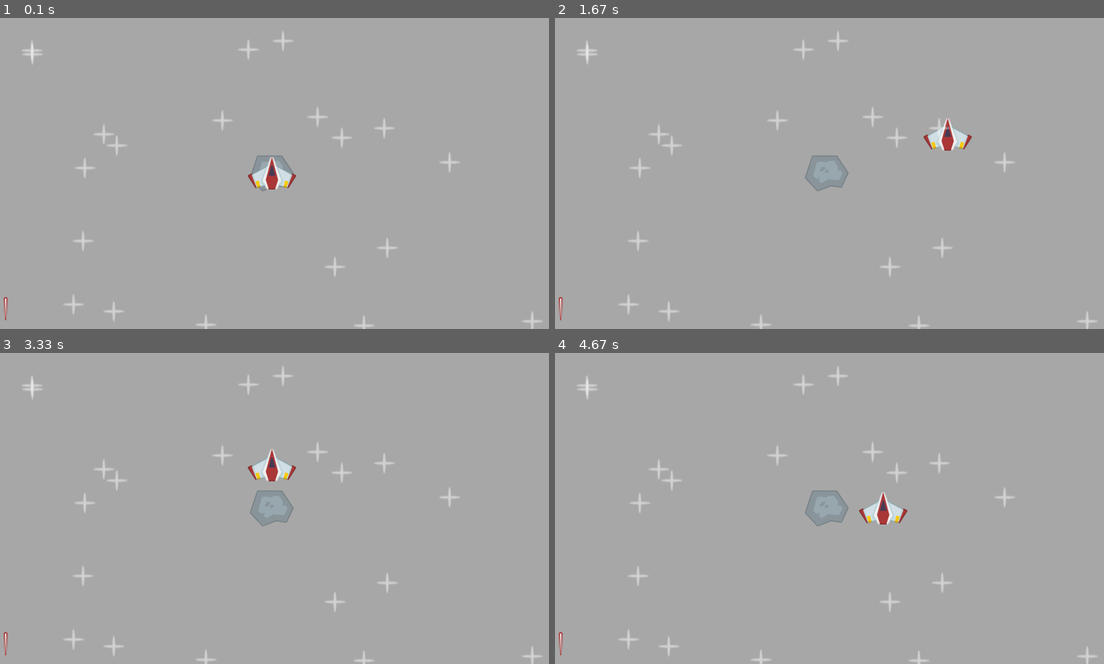
Above: before the commit, frames 1-4 (two rows, left to right).
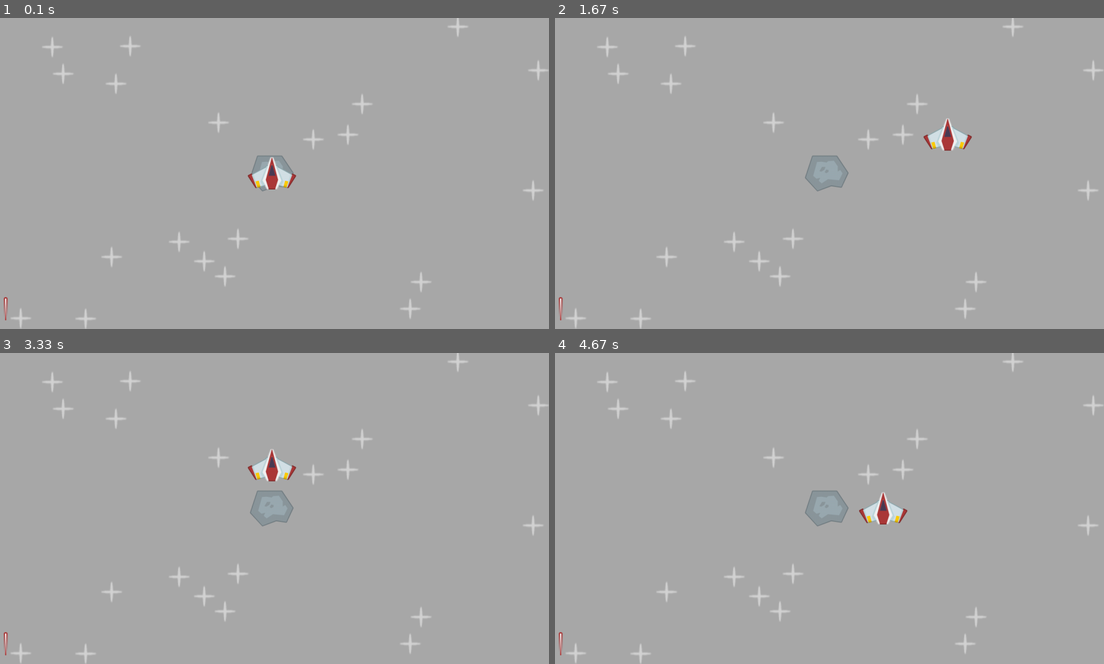
Above: after the commit, the same moments.

Repository: StefMcCuistion/PyGame-Practice-Exercises
Game: pygame game, started from src/space_shooter/code/main.py
The game is run twice, just before and just after one commit, with the same random seed, the same clock (stepped at 60 frames per second) and the same inputs.
Inputs:
- Up to frame 1 (0.1 s): no input
- Up to frame 2 (1.67 s): hold Right 0.33-0.8 s; hold Up 0.83-1.13 s; hold Right 1.17-1.63 s
- Up to frame 3 (3.33 s): hold Left 1.67-2.2 s; hold Down 2.23-2.53 s; hold Left 2.57-2.97 s; hold Up from 3 s (still down)
- Up to frame 4 (4.67 s): release Up at 3.37 s; hold Right 3.4-4.03 s; hold Down 4.07-4.43 s; hold Left from 4.47 s (still down)

The runs differ from the first frame. In frame 1, 1.5% of the frame differs, in the area x 2-100%, y 0-100%; in frame 2, 1.5%; in frame 3, 1.5%; in frame 4, 1.5%.

Commit message:
Added interval timer, which will later be used for meteor creation

Diff:
--- a/src/space_shooter/code/main.py
+++ b/src/space_shooter/code/main.py
@@ -28,9 +28,9 @@
             print('Fire lazer')
 
 class Star(OwO.sprite.Sprite):
-    def __init__(self, groups):
+    def __init__(self, groups, surf):
         super().__init__(groups)
-        self.image = OwO.image.load(join('..', 'images', 'star.png')).convert_alpha()
+        self.image = surf
         self.rect = self.image.get_frect(center = (randint(0, W), randint(0, H)))
 
 def main():
@@ -43,9 +43,11 @@
 
     all_sprites = OwO.sprite.Group()
 
+    star_surf = OwO.image.load(join('..', 'images', 'star.png')).convert_alpha()
+    for i in range(20):
+        Star(all_sprites, star_surf)
     player = Player(all_sprites)
-    for i in range(20):
-        Star(all_sprites)
+
 
 
     ## Meteor
@@ -56,12 +58,18 @@
     lazer_surf = OwO.image.load(join('..', 'images', 'laser.png')).convert_alpha()
     lazer_rect = lazer_surf.get_frect(bottomleft = (20, H - 20))
 
+    # Custom events -> Meteor event
+    meteor_event = OwO.event.custom_type()
+    OwO.time.set_timer(meteor_event, 500)
+
     while running:
         dt = clock.tick(120) / 1000
         # Event loop
         for event in OwO.event.get():
             if event.type == OwO.QUIT:
                 running = False
+            if event.type == meteor_event:
+                print('create meteor')
 
         # Draw the game
 
